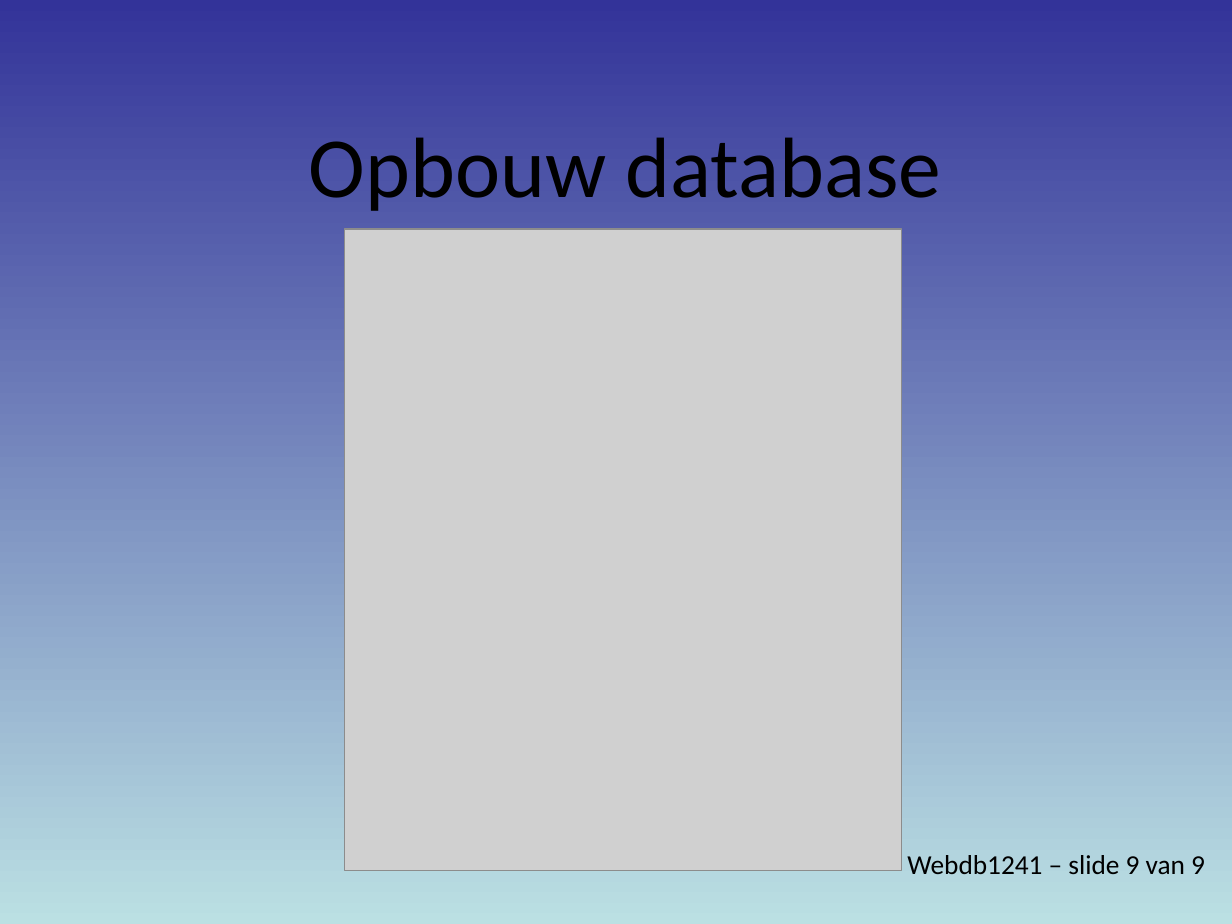
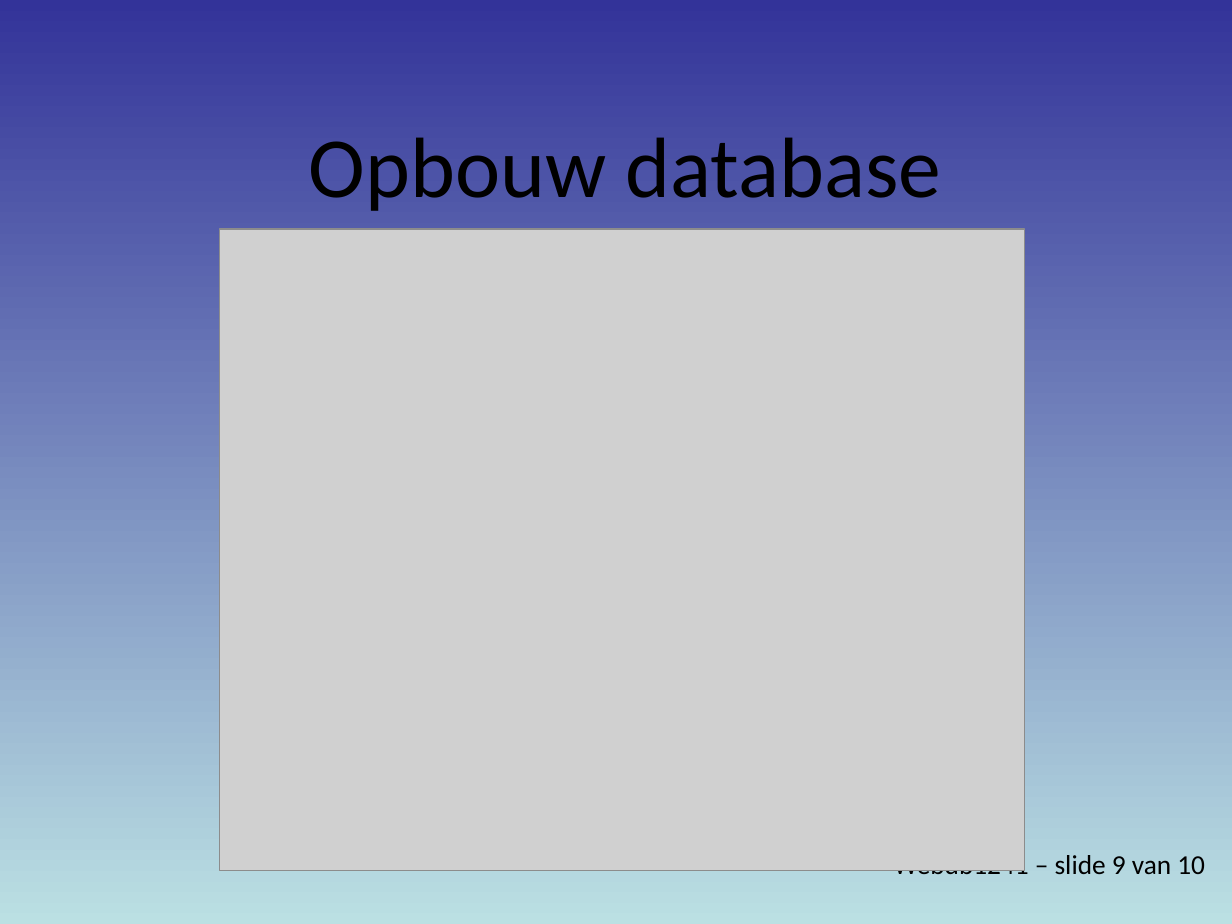
Before and after one commit to MaartenJager/Public_Agenda, a slide deck: slide 9 of Presentation1.ppt. Drawn at 1232x924 pixels with LibreOffice and Linux fonts; fonts in the diff are those of the drawing; grey boxes stand for pictures. Boxes give left, top, right and bottom in pixels: in the first picture for what was removed or moved away, otherwise in the second. Text is boxed around its words. In the diff, an @@ line names an element or a change of style, - is before the commit and + after.

```diff
--- a/Presentation1.ppt
+++ b/Presentation1.ppt
@@ picture: place and size @@
-picture at [345, 229, 902, 871]
+picture at [219, 229, 1025, 871]
@@ text at [894, 851, 1205, 875]: text changed @@
-Webdb1241 – slide 9 van 9
+Webdb1241 – slide 9 van 10
```
Also in this commit, not shown: 7 other slides changed, 1 slide added, 1 other file.
